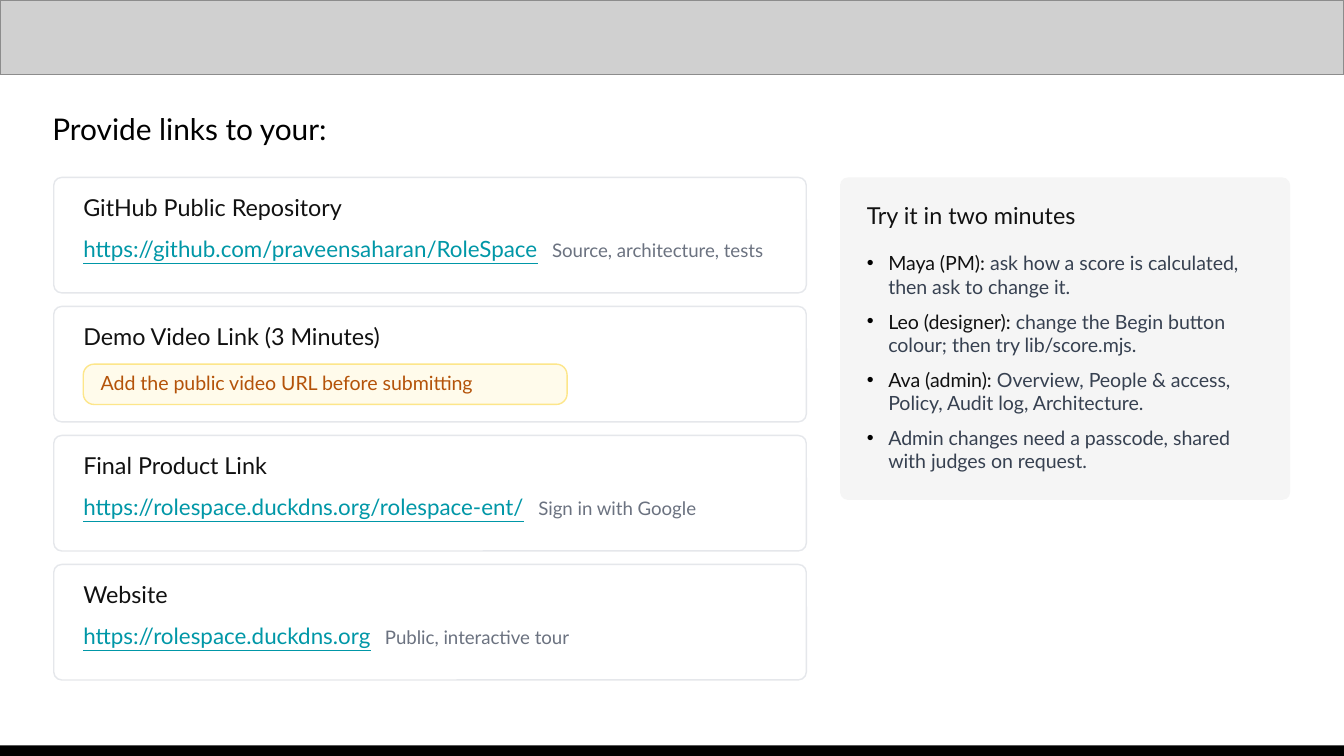
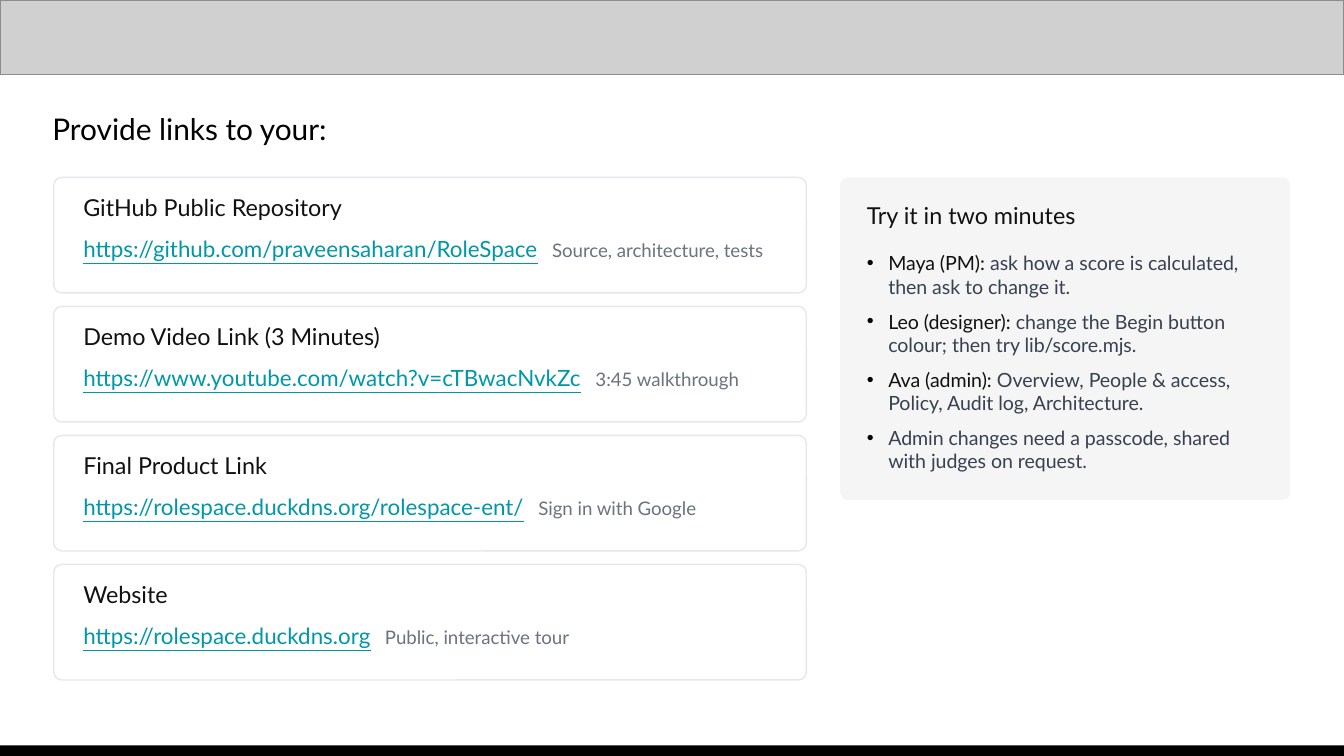
Before and after one commit to praveensaharan/RoleSpace, a slide deck: slide 15 of docs/deck/RoleSpace-AI-Builder-Cup-submission.pptx (slide 21 before the commit). Drawn at 1344x756 pixels with LibreOffice and Linux fonts; fonts in the diff are those of the drawing; grey boxes stand for pictures. Boxes give left, top, right and bottom in pixels: in the first picture for what was removed or moved away, otherwise in the second. Text is boxed around its words. In the diff, an @@ line names an element or a change of style, - is before the commit and + after.

```diff
--- a/docs/deck/RoleSpace-AI-Builder-Cup-submission.pptx
+++ b/docs/deck/RoleSpace-AI-Builder-Cup-submission.pptx
@@ rounded rectangle removed at box(83, 364, 567, 405) @@
@@ text added at box(83, 369, 739, 390), 12 pt, text #0097A7, underline @@
+https://www.youtube.com/watch?v=cTBwacNvkZc 3:45 walkthrough
@@ text removed at box(101, 375, 473, 394) @@
-Add the public video URL before submitting
```
Also in this commit, not shown: 6 other slides changed, 1 slide added, 7 slides removed, 16 other files.
